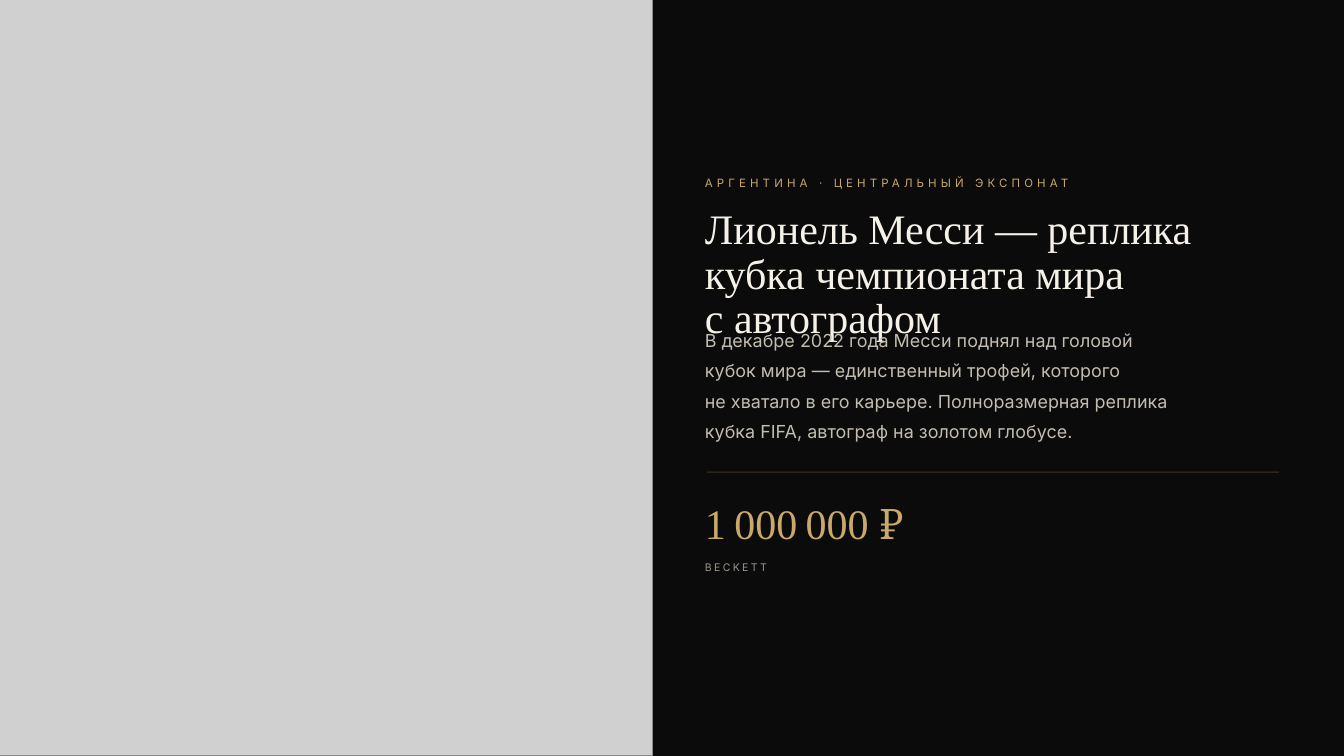
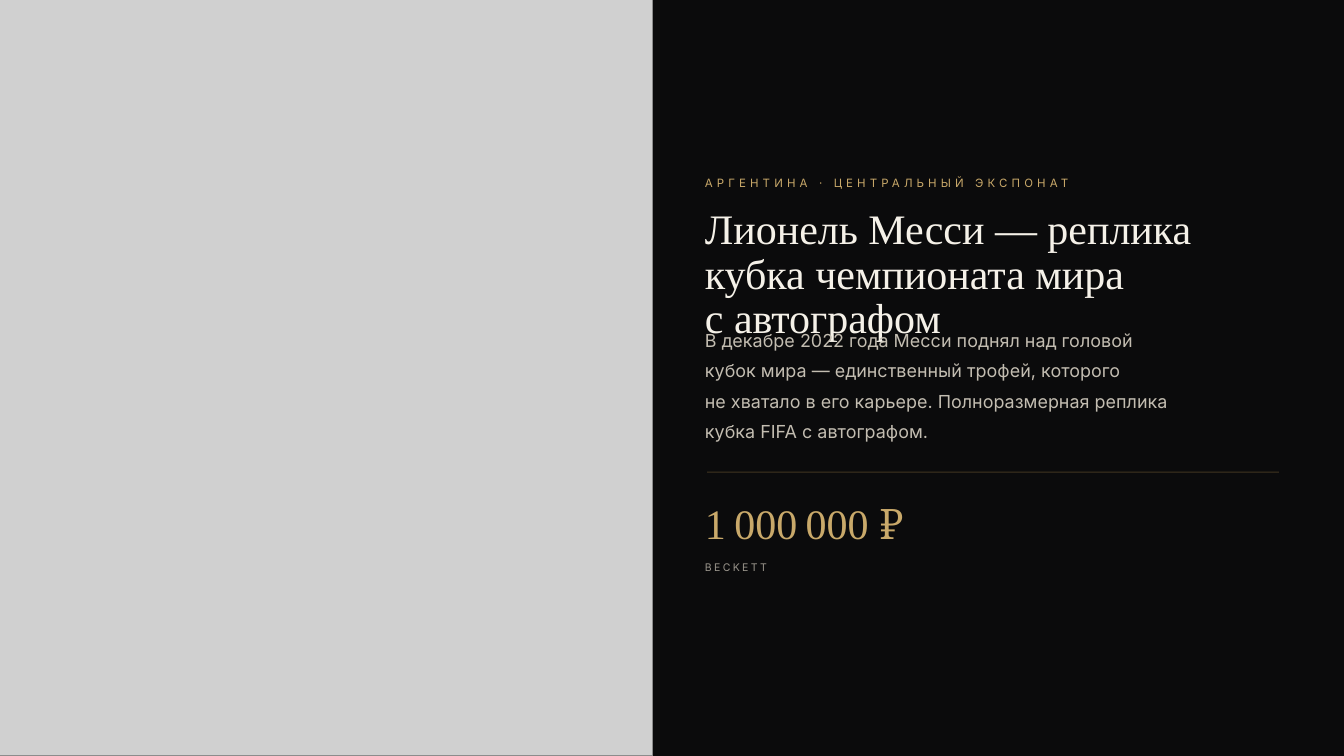
Before and after one commit to VashikMart/relictum, a slide deck: slide 5 of 17_stargift/STARGIFT_Messi.pptx. Drawn at 1344x756 pixels with LibreOffice and Linux fonts; fonts in the diff are those of the drawing; grey boxes stand for pictures. Boxes give left, top, right and bottom in pixels: in the first picture for what was removed or moved away, otherwise in the second. Text is boxed around its words. In the diff, an @@ line names an element or a change of style, - is before the commit and + after.

```diff
--- a/17_stargift/STARGIFT_Messi.pptx
+++ b/17_stargift/STARGIFT_Messi.pptx
@@ text at (705,332,1168,442): text changed @@
-В декабре 2022 года Месси поднял над головой кубок мира — единственный трофей, которого не хватало в его карьере. Полноразмерная реплика кубка FIFA, автограф на золотом глобусе.
+В декабре 2022 года Месси поднял над головой кубок мира — единственный трофей, которого не хватало в его карьере. Полноразмерная реплика кубка FIFA с автографом.
```
Also in this commit, not shown: 6 other slides changed, 13 other files.
